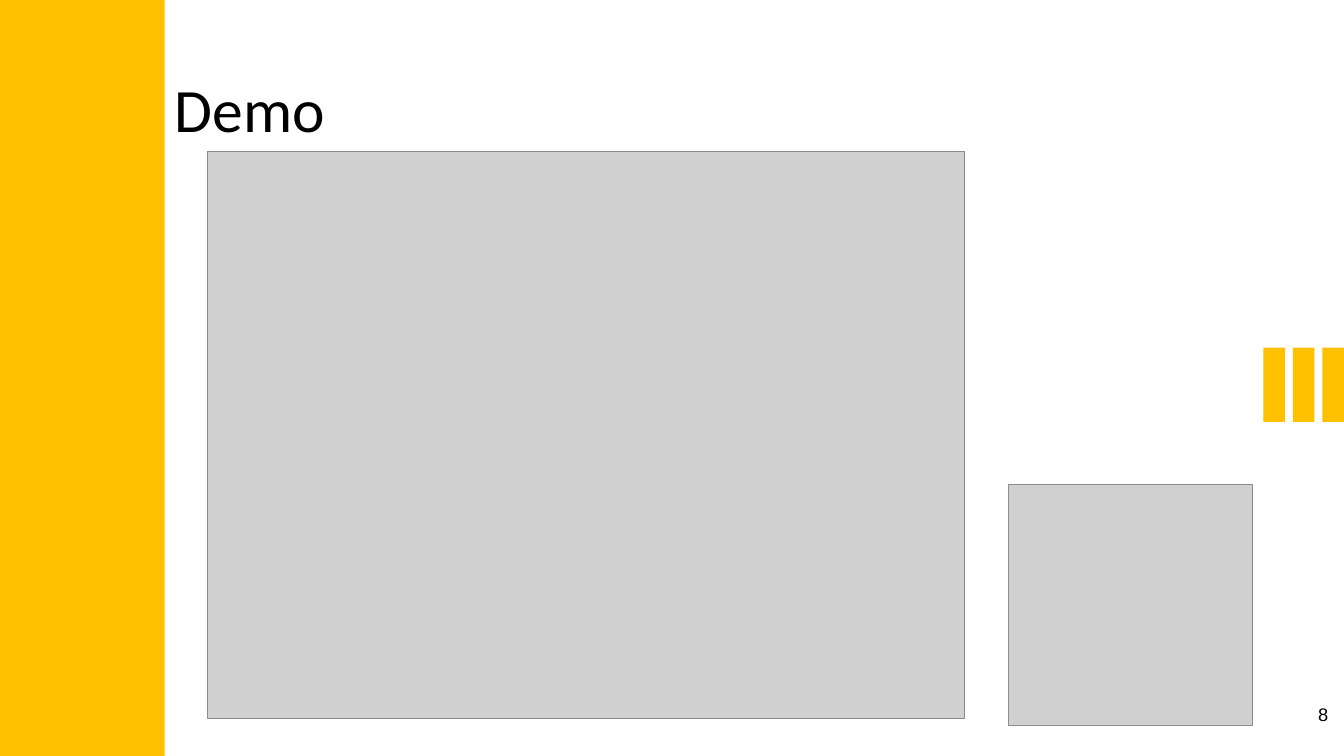
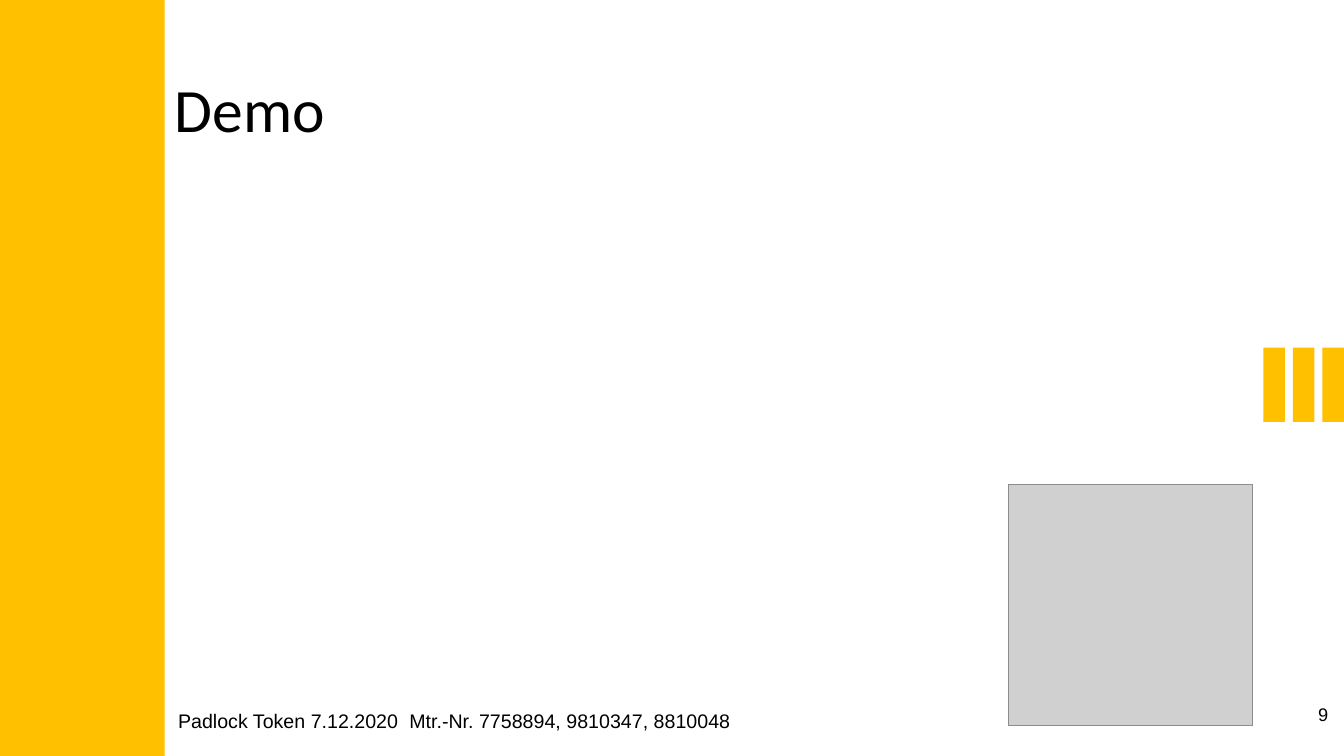
Before and after one commit to LucK1Y/Padlock-Token, a slide deck: slide 9 of presentation/Padlock_Token.pptx (slide 8 before the commit). Drawn at 1344x756 pixels with LibreOffice and Linux fonts; fonts in the diff are those of the drawing; grey boxes stand for pictures. Boxes give left, top, right and bottom in pixels: in the first picture for what was removed or moved away, otherwise in the second. Text is boxed around its words. In the diff, an @@ line names an element or a change of style, - is before the commit and + after.

```diff
--- a/presentation/Padlock_Token.pptx
+++ b/presentation/Padlock_Token.pptx
@@ picture removed at [208,151,965,719] @@
@@ text added at [178,713,730,731], 14 pt, text #000000 @@
+Padlock Token 7.12.2020 Mtr.-Nr. 7758894, 9810347, 8810048
@@ page number at [1318,708,1328,721]: text changed @@
-8
+9
```
Also in this commit, not shown: 6 other slides changed, 2 slides added.
